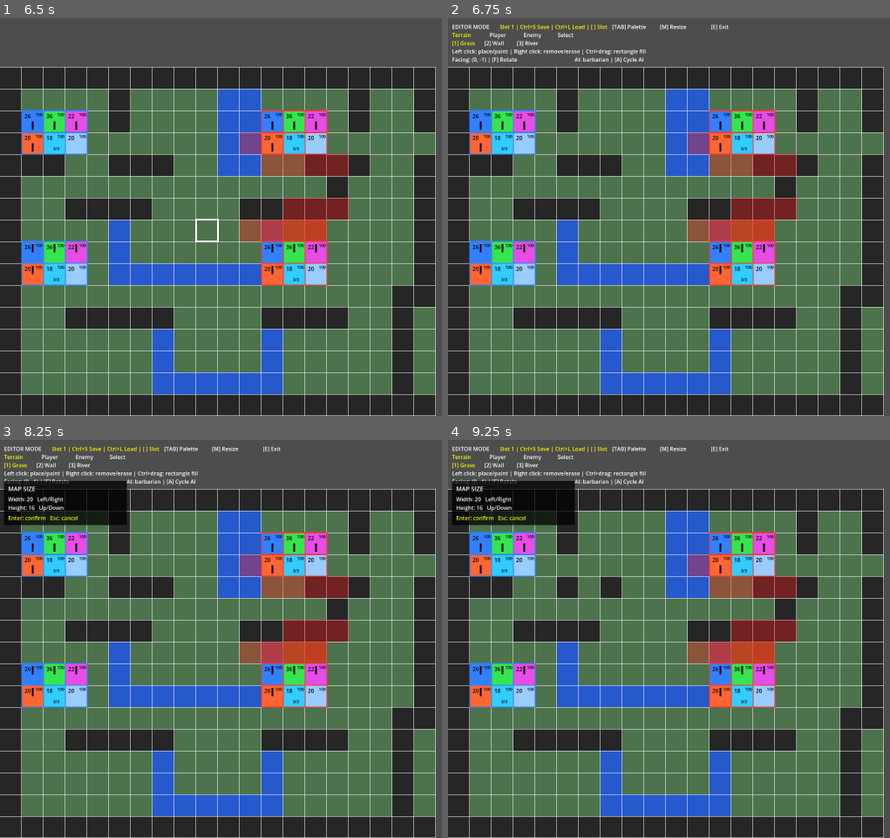
Above: before the commit, frames 1-4 (two rows, left to right).
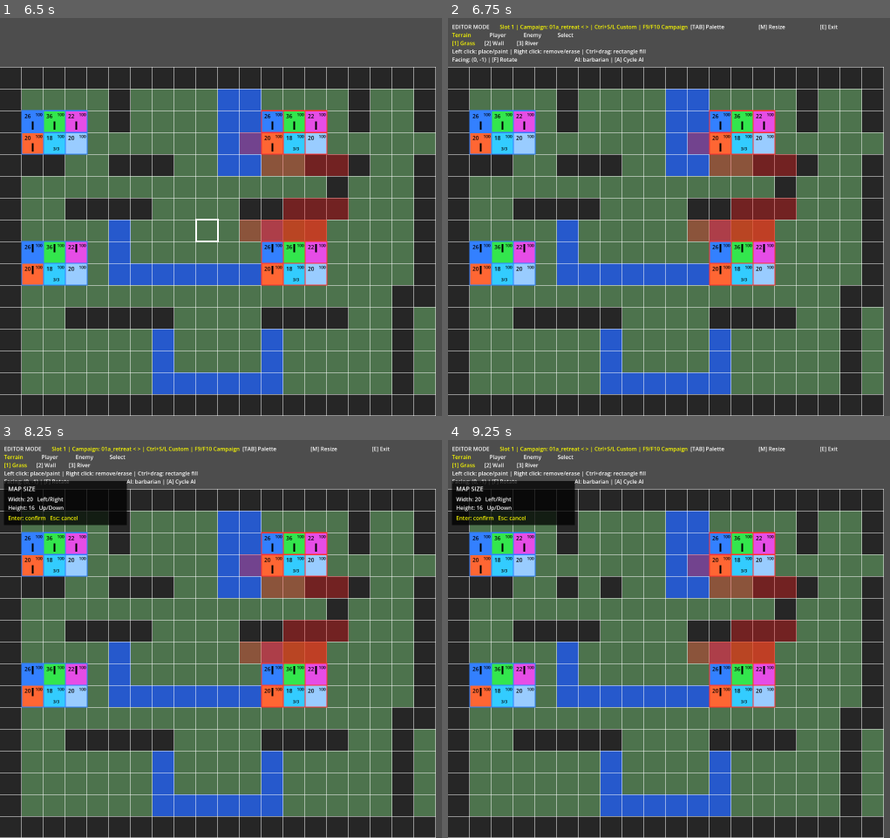
Above: after the commit, the same moments.

Repository: TimeToSolo/Grid-tactics-prototype
Game: Godot game, scene res://main.tscn
Two runs of this game, one before a commit and one after it. Both use one fixed random seed, a clock stepped at 60 frames per second and the inputs below.
Inputs (mouse positions are in pixels of both pictures, inside the frame that each line leads up to):
- Up to frame 1 (6.5 s): tap Enter at 0.5, 2, 3.5, 5.1 s; move the mouse to (outside the picture) at 0.52 s; hold Right 0.53-1.25 s; tap L at 0.6, 2.3 s; click (outside the picture) at 0.67 s; tap F at 0.8, 5.3 s; tap Space at 1.25, 2.75, 4.25 s; drag from (207, 236) to (313, 296) at 1.27 s; move the mouse to (419, 129) at 2.02 s; hold Right 2.03-2.75 s; tap C at 2.1, 3.8 s; drag from (313, 296) to (141, 157) at 2.77 s; move the mouse to (outside the picture) at 3.52 s; hold Left 3.53-4.25 s; tap X at 3.6 s; drag from (141, 157) to (243, 117) at 4.27 s; move the mouse to (384, 217) at 5.02 s; hold Down 5.03-5.75 s; click (384, 217) at 5.17 s; drag from (243, 117) to (207, 236) at 5.77 s
- Up to frame 2 (6.75 s): move the mouse to (outside the picture) at 6.52 s; hold Up from 6.53 s (still down); tap E at 6.6 s
- Up to frame 3 (8.25 s): tap L at 6.8 s; release Up at 7.25 s; drag from (207, 658) to (313, 718) at 7.27 s; move the mouse to (419, 551) at 8.02 s; hold Down from 8.03 s (still down); tap M at 8.1 s
- Up to frame 4 (9.25 s): tap C at 8.3 s; release Down at 8.75 s; drag from (761, 718) to (589, 579) at 8.77 s

Frame 1 is identical in both runs. In frame 2, 0.5% of the frame differs, in the area x 17-89%, y 1-4%; in frame 3, 0.5%; in frame 4, 0.5%.

Commit message:
Add repository-backed campaign level save/load workflow

Diff:
--- /dev/null
+++ b/campaign/levels/01a_retreat.json
@@ -0,0 +1,102 @@
+{
+	"height": 10.0,
+	"terrain_map": [
+		"WWWWWWWWWWWW",
+		"WWW.........",
+		"............",
+		"...RRR.....W",
+		"RRRRRR.....W",
+		"RRRRR......W",
+		"W......R...W",
+		"W.....RR...W",
+		"W.....RR...W",
+		"W...WWRRWWWW"
+	],
+	"units": [
+		{
+			"ai_profile": "cautious_ranged",
+			"class": "archer",
+			"facing_x": 0,
+			"facing_y": -1,
+			"home_facing_x": 0,
+			"home_facing_y": -1,
+			"home_x": 2,
+			"home_y": 7,
+			"leash_range": 0.0,
+			"pos_x": 2,
+			"pos_y": 7,
+			"team": "player"
+		},
+		{
+			"ai_profile": "barbarian",
+			"class": "tank",
+			"facing_x": 1,
+			"facing_y": -1,
+			"home_facing_x": 1,
+			"home_facing_y": -1,
+			"home_x": 4,
+			"home_y": 7,
+			"leash_range": 0.0,
+			"pos_x": 4,
+			"pos_y": 7,
+			"team": "player"
+		},
+		{
+			"ai_profile": "barbarian",
+			"class": "duelist",
+			"facing_x": -1,
+			"facing_y": 1,
+			"home_facing_x": -1,
+			"home_facing_y": 1,
+			"home_x": 10,
+			"home_y": 2,
+			"leash_range": 0.0,
+			"pos_x": 10,
+			"pos_y": 2,
+			"team": "enemy"
+		},
+		{
+			"ai_profile": "barbarian",
+			"class": "fighter",
+			"facing_x": -1,
+			"facing_y": 1,
+			"home_facing_x": -1,
+			"home_facing_y": 1,
+			"home_x": 8,
+			"home_y": 1,
+			"leash_range": 0.0,
+			"pos_x": 8,
+			"pos_y": 1,
+			"team": "enemy"
+		},
+		{
+			"ai_profile": "barbarian",
+			"class": "lancer",
+			"facing_x": 1,
+			"facing_y": 0,
+			"home_facing_x": 1,
+			"home_facing_y": 0,
+			"home_x": 0,
+			"home_y": 2,
+			"leash_range": 0.0,
+			"pos_x": 0,
+			"pos_y": 2,
+			"team": "enemy"
+		},
+		{
+			"ai_profile": "barbarian",
+			"class": "lancer",
+			"facing_x": 1,
+			"facing_y": -1,
+			"home_facing_x": 1,
+			"home_facing_y": -1,
+			"home_x": 4,
+			"home_y": 8,
+			"leash_range": 0.0,
+			"pos_x": 4,
+			"pos_y": 8,
+			"team": "player"
+		}
+	],
+	"width": 12.0
+}
--- a/main.gd
+++ b/main.gd
@@ -31,7 +31,6 @@
 @onready var map_data = $Data/MapData
 @onready var unit_data = $Data/UnitData
 
-
 # =========================
 # LOGIC
 # =========================
@@ -41,7 +40,6 @@
 @onready var turn_manager = $Logic/TurnManager
 @onready var unit_logic = $Logic/UnitLogic
 
-
 # =========================
 # QUERIES
 # =========================
@@ -49,7 +47,6 @@
 @onready var action_query = $Queries/ActionQuery
 @onready var hover_query = $Queries/HoverQuery
 @onready var unit_query = $Queries/UnitQuery
-
 
 # =========================
 # SYSTEMS
@@ -96,7 +93,6 @@
 @onready var heal_option_label = $CanvasLayer/ActionMenu/ActionPanel/VBoxContainer/HealOptionLabel
 @onready var wait_option_label = $CanvasLayer/ActionMenu/ActionPanel/VBoxContainer/WaitOptionLabel
 
-
 # ==================================================
 # CONSTANTS
 # ==================================================
@@ -224,6 +220,15 @@
 
 # Current save/load map slot.
 var editor_map_slot := 1
+
+# Current repository campaign level id.
+var campaign_level_ids := [
+	"01a_retreat",
+	"01b_hold",
+	"01c_vaeren"
+]
+
+var campaign_level_index := 0
 
 # Total available quick-save slots.
 const MAX_EDITOR_MAP_SLOTS = 9
@@ -334,7 +339,6 @@
 
 	return "user://maps/map_" + str(editor_map_slot) + ".json"
 
-
 # =========================
 # Changes active editor map slot.
 # =========================
@@ -350,6 +354,45 @@
 		editor_map_slot = 1
 
 	queue_redraw()
+
+# =========================
+# Changes active campaign
+# level browser selection.
+# =========================
+
+func change_campaign_level(direction: int):
+
+	campaign_level_index += direction
+
+	if campaign_level_index < 0:
+		campaign_level_index = campaign_level_ids.size() - 1
+
+	if campaign_level_index >= campaign_level_ids.size():
+		campaign_level_index = 0
+
+	queue_redraw()
+
+# =========================
+# Returns selected campaign
+# level id from browser list.
+# =========================
+
+func get_campaign_level_id() -> String:
+
+	return campaign_level_ids[campaign_level_index]
+
+# =========================
+# Returns current campaign
+# level repository path.
+# =========================
+
+func get_campaign_level_path() -> String:
+
+	return (
+		"res://campaign/levels/"
+		+ get_campaign_level_id()
+		+ ".json"
+	)
 
 # =========================
 # Returns true if a cell is
@@ -398,6 +441,36 @@
 		units,
 		unit_data,
 		get_editor_map_path()
+	)
+
+	queue_redraw()
+
+# =========================
+# Saves current map as a
+# repository campaign level.
+# =========================
+
+func save_campaign_level():
+
+	map_serializer.save_map(
+		map_data,
+		units,
+		get_campaign_level_path()
+	)
+
+
+# =========================
+# Loads current repository
+# campaign level.
+# =========================
+
+func load_campaign_level():
+
+	map_serializer.load_map(
+		map_data,
+		units,
+		unit_data,
+		get_campaign_level_path()
 	)
 
 	queue_redraw()
@@ -517,7 +590,6 @@
 # Enemy providing delayed coverage reaction.
 var pending_coverage_enemies: Array[int] = []
 
-
 # ==================================================
 # CONFIRMATION STATE
 # ==================================================
@@ -525,7 +597,6 @@
 var awaiting_attack_confirmation = false
 var awaiting_support_confirmation = false
 var awaiting_wait_confirmation = false
-
 
 # ==================================================
 # GAME STATE
@@ -611,7 +682,6 @@
 				map_data.grid_rect(cell),
 				Color(1.0, 1.0, 0.0, 0.25)
 			)
-
 
 # =========================
 # Draws live select rectangle
@@ -682,7 +752,15 @@
 	draw_string(
 		ThemeDB.fallback_font,
 		Vector2(x + 140, top_y),
-		"Slot " + str(editor_map_slot) + " | Ctrl+S Save | Ctrl+L Load | [ ] Slot",
+		(
+			"Slot "
+			+ str(editor_map_slot)
+			+ " | Campaign: "
+			+ get_campaign_level_id()
+			+ " < >"
+			+ " | Ctrl+S/L Custom"
+			+ " | F9/F10 Campaign"
+		),
 		HORIZONTAL_ALIGNMENT_LEFT,
 		-1,
 		font_size,
@@ -691,7 +769,7 @@
 
 	draw_string(
 		ThemeDB.fallback_font,
-		Vector2(x + 470, top_y),
+		Vector2(x + 700, top_y),
 		"[TAB] Palette",
 		HORIZONTAL_ALIGNMENT_LEFT,
 		-1,
@@ -701,7 +779,7 @@
 
 	draw_string(
 		ThemeDB.fallback_font,
-		Vector2(x + 610, top_y),
+		Vector2(x + 900, top_y),
 		"[M] Resize",
 		HORIZONTAL_ALIGNMENT_LEFT,
 		-1,
@@ -711,7 +789,7 @@
 
 	draw_string(
 		ThemeDB.fallback_font,
-		Vector2(x + 760, top_y),
+		Vector2(x + 1080, top_y),
 		"[E] Exit",
 		HORIZONTAL_ALIGNMENT_LEFT,
 		-1,
@@ -1212,8 +1290,6 @@
 	draw_editor_ui()
 	draw_editor_resize_ui()
 
-
-
 # =========================
 # Draws all defender leash
 # zones while debug overlay
@@ -1682,7 +1758,6 @@
 		"Cancel":
 			_on_action_menu_cancelled()
 
-
 # =========================
 # Receives action menu
 # cancellation requests from
@@ -1756,7 +1831,6 @@
 
 	await show_phase_popup("Battle Commence")
 	await show_phase_popup()
-
 
 # =========================
 # Initial setup.
@@ -1917,7 +1991,6 @@
 
 	queue_redraw()
 
-
 # ==================================================
 # INPUT HANDLING
 # ==================================================
@@ -1930,7 +2003,6 @@
 
 	handle_keyboard_input(event)
 	handle_mouse_input(event)
-
 
 # ==================================================
 # KEYBOARD INPUT
@@ -1993,14 +2065,36 @@
 			start_editor_resize_mode()
 
 		KEY_S:
-
 			if editor_mode and event.ctrl_pressed:
 				save_editor_map()
 
 		KEY_L:
-
 			if editor_mode and event.ctrl_pressed:
 				load_editor_map()
+
+		KEY_F5:
+			if editor_mode:
+				save_editor_map()
+
+		KEY_F6:
+			if editor_mode:
+				load_editor_map()
+
+		KEY_F9:
+			if editor_mode:
+				save_campaign_level()
+
+		KEY_F10:
+			if editor_mode:
+				load_campaign_level()
+
+		KEY_COMMA:
+			if editor_mode:
+				change_campaign_level(-1)
+
+		KEY_PERIOD:
+			if editor_mode:
+				change_campaign_level(1)
 
 		KEY_TAB:
 			if editor_mode:
@@ -2100,7 +2194,6 @@
 				show_all_defender_leashes = !show_all_defender_leashes
 				queue_redraw()
 
-
 # =========================
 # Cycles coverage overlay display.
 # =========================
@@ -2113,7 +2206,6 @@
 		coverage_mode = 0
 
 	queue_redraw()
-
 
 # =========================
 # Ends the current player turn.
@@ -2148,7 +2240,6 @@
 	if awaiting_wait_confirmation:
 		confirm_wait()
 
-
 # =========================
 # Confirms attack action.
 # =========================
@@ -2209,7 +2300,6 @@
 	if awaiting_support_confirmation:
 		confirm_support_action("heal")
 
-
 # =========================
 # Confirms regeneration spell.
 # =========================
@@ -2219,7 +2309,6 @@
 	if awaiting_support_confirmation:
 		confirm_support_action("regen")
 
-
 # =========================
 # Cancels pending actions/selections.
 # =========================
@@ -2229,7 +2318,6 @@
 	clear_pending_action_state()
 
 	queue_redraw()
-
 
 # ==================================================
 # MOUSE INPUT
@@ -2812,7 +2900,6 @@
 	awaiting_wait_confirmation = state["awaiting_wait_confirmation"]
 
 	queue_redraw()
-
 
 # =========================
 # Handles clicking a valid
Not shown, removed: main.tscn2477051280.tmp
Not shown, removed: main.tscn2510770828.tmp
Not shown, removed: main.tscn9778772967.tmp
